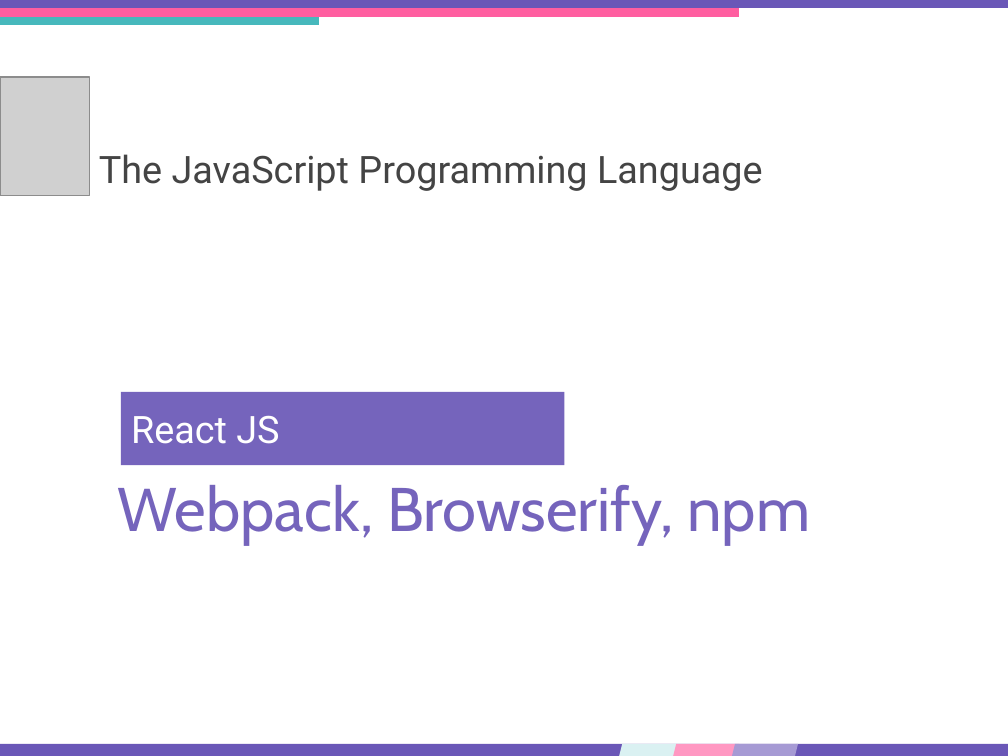
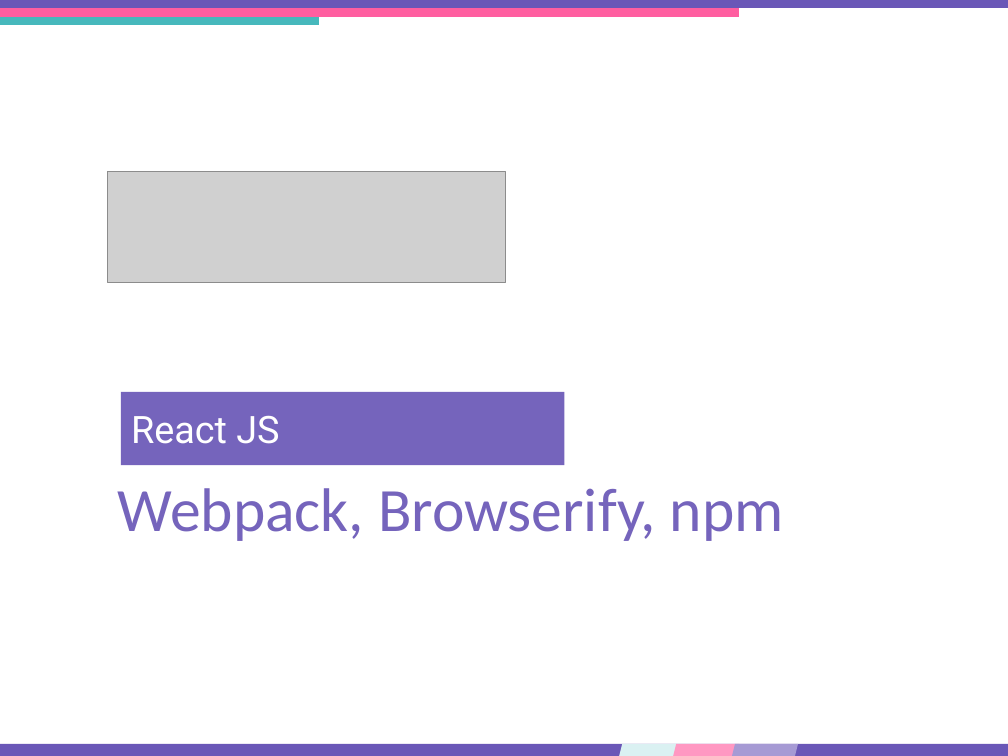
Before and after one commit to DinamickaDevelopment/ignite, a slide deck: slide 1 of ReactJS/lesson_23/Presentation/module_bundlers.pptx. Drawn at 1008x756 pixels with LibreOffice and Linux fonts; fonts in the diff are those of the drawing; grey boxes stand for pictures. Boxes give left, top, right and bottom in pixels: in the first picture for what was removed or moved away, otherwise in the second. Text is boxed around its words. In the diff, an @@ line names an element or a change of style, - is before the commit and + after.

```diff
--- a/ReactJS/lesson_23/Presentation/module_bundlers.pptx
+++ b/ReactJS/lesson_23/Presentation/module_bundlers.pptx
@@ picture removed at bbox=[0, 77, 90, 196] @@
@@ text removed at bbox=[99, 154, 763, 191] @@
-The JavaScript Programming Language
@@ picture added at bbox=[108, 171, 506, 282] @@
@@ text "Webpack, Browserify, npm" at bbox=[118, 488, 784, 541]: font Cabin to Calibri @@
```
Also in this commit, not shown: 1 other slide changed, 29 other files.
